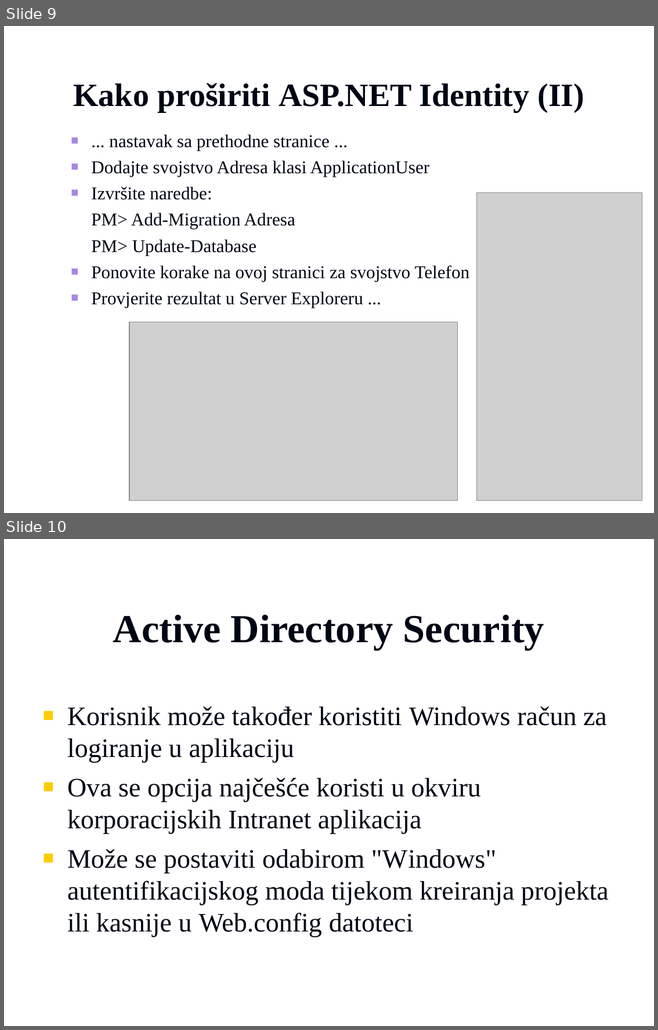
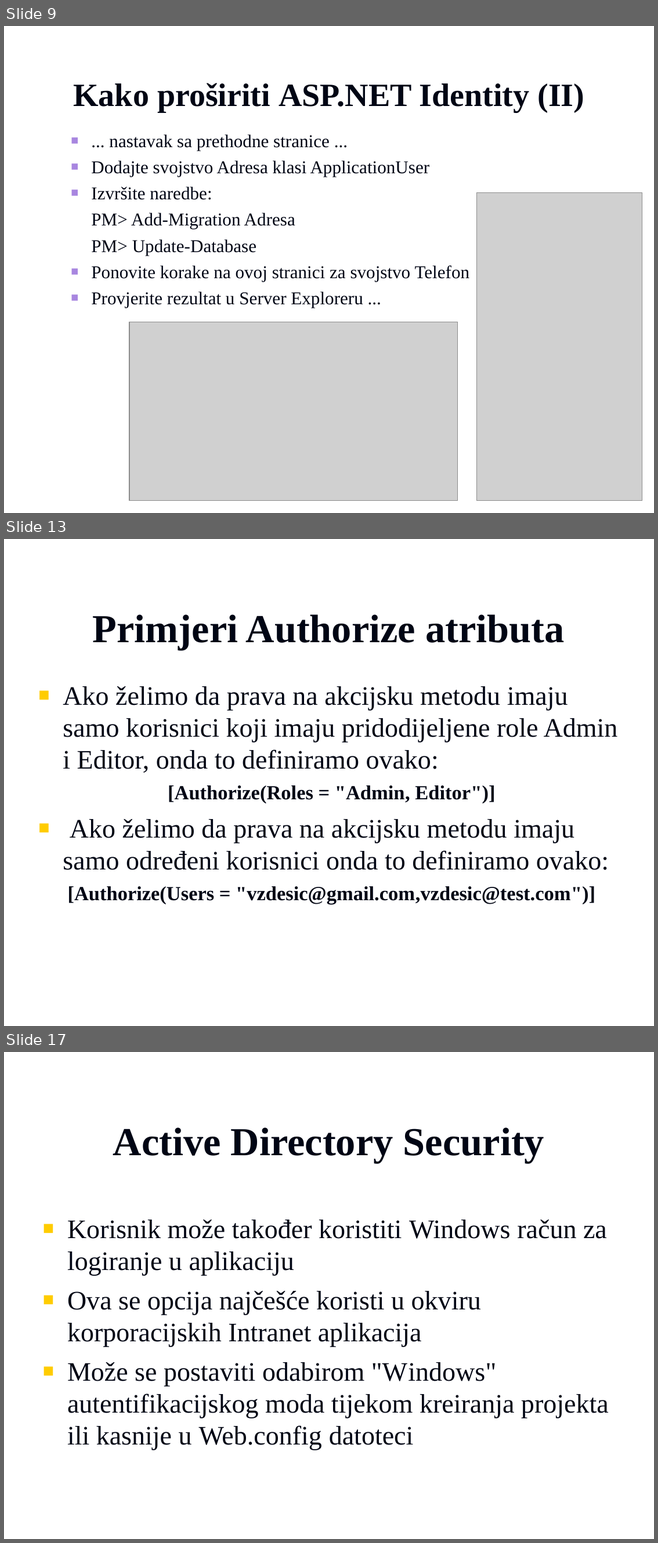
Before and after one commit to vzdesic/PZI, a slide deck: PPTs/16 MVC autorizacija i autentifikacija.ppt. Shown one above the other, each under a label of ours: slides 9 and 10 before the commit, slides 9, 13 and 17 after it; the slides between them are not shown. The pictures are 658x1030 and 658x1543 pixels, drawn with LibreOffice and Linux fonts; fonts in the diff are those of the drawing; grey boxes stand for pictures; background and template pictures are left out. Boxes give left, top, right and bottom in pixels: in the first picture for what was removed or moved away, otherwise in the second. Text is boxed around its words. In the diff, an @@ line names an element or a change of style, - is before the commit and + after.

Commit message:
Zadnje promjene na sadržaju prezentacija.
vzdesic

```diff
--- a/PPTs/16 MVC autorizacija i autentifikacija.ppt
+++ b/PPTs/16 MVC autorizacija i autentifikacija.ppt
@@ slide 13 added at [4,539,654,1026], background picture (left out) @@
@@ title added at [93,614,564,650], 44 pt, text #000514, bold @@
+Primjeri Authorize atributa
@@ text added at [63,686,618,904], 29.6 pt, text #000514 @@
+■ Ako želimo da prava na akcijsku metodu imaju samo korisnici koji imaju pridodijeljene role Admin i Editor, onda to definiramo ovako:
+[Authorize(Roles = "Admin, Editor")]
+■ Ako želimo da prava na akcijsku metodu imaju samo određeni korisnici onda to definiramo ovako:
+[Authorize(Users = "vzdesic@gmail.com,vzdesic@test.com")]
@@ what was slide 10 is now slide 17 @@
```
Also in this commit, not shown: 6 other slides added, 7 other files.
